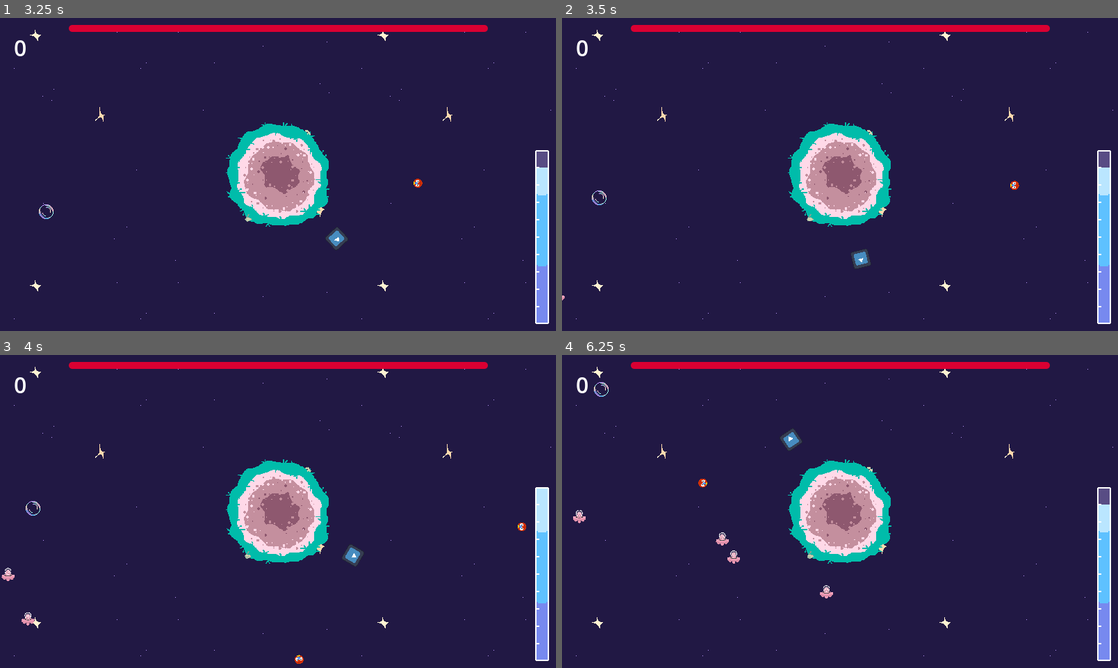
Above: before the commit, frames 1-4 (two rows, left to right).
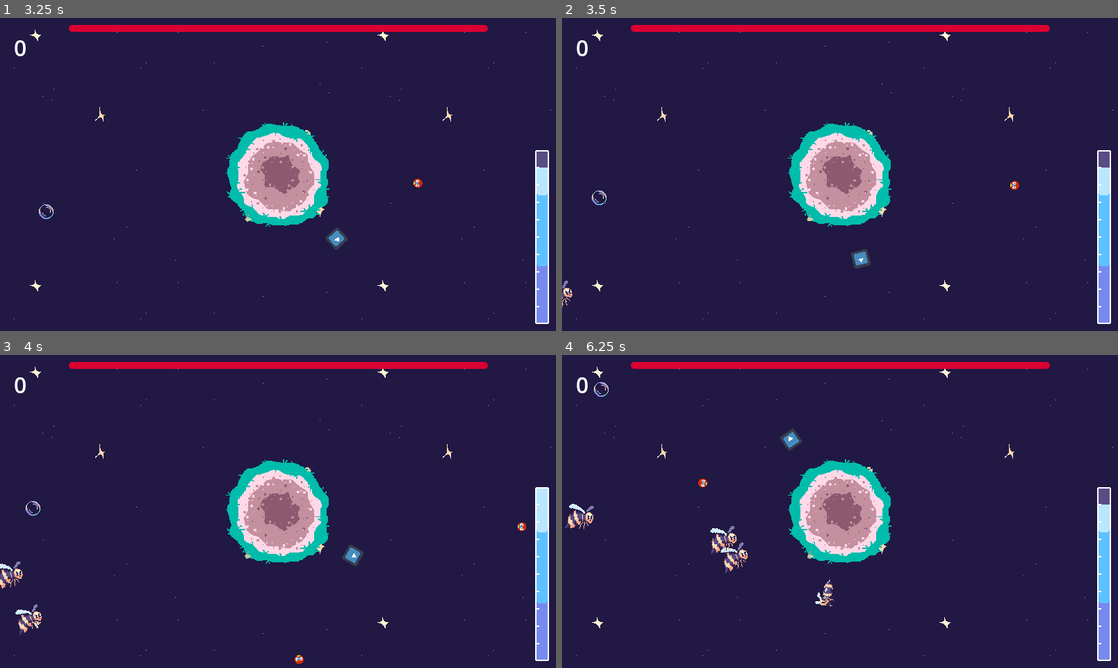
Above: after the commit, the same moments.

Repository: DoubtRabbit/space-farmer
Game: Godot game, scene res://levels/level_base.tscn
The game is run twice, just before and just after one commit, with the same random seed, the same clock (stepped at 60 frames per second) and the same inputs. The engine's default icon, where the game draws it, is replaced by a stand-in: a white triangle on a blue panel in a dark square.
Inputs:
- Up to frame 1 (3.25 s): tap Enter at 0.5 s; hold D (RIGHT) 0.53-1.28 s; hold Space (ATTACK) 0.53-1.28 s; hold A (LEFT) 1.28-2.03 s; tap Space (ATTACK) at 1.35, 2.3, 2.85 s; hold Shift (WATER) 2.03-2.78 s; hold D (RIGHT) from 2.03 s (still down)
- Up to frame 2 (3.5 s): keep holding D (RIGHT)
- Up to frame 3 (4 s): release D (RIGHT) at 3.53 s; hold A (LEFT) from 3.53 s (still down); hold Space (ATTACK) from 3.53 s (still down)
- Up to frame 4 (6.25 s): release Space (ATTACK) at 4.28 s; tap Shift (WATER) at 4.35 s; tap Space (ATTACK) at 4.55, 5.85 s; hold Space (ATTACK) 5.03-5.78 s; release A (LEFT) at 5.78 s; hold D (RIGHT) from 5.78 s (still down)

Frame 1 is identical in both runs. In frame 2, less than 0.1% of the frame differs, in the area x 0-2%, y 83-93%; in frame 3, 0.4%; in frame 4, 0.7%, in the area x 0-49%, y 47-81%.

Commit message:
Add new exploder sprite

Diff:
--- a/Scenes/enemies/exploder/exploder.gd
+++ b/Scenes/enemies/exploder/exploder.gd
@@ -1,13 +1,17 @@
 extends Enemy
 @onready var SPRITE: Sprite2D = $Sprite2D
-const EXPLOSION = preload("uid://behf1ielot7mo")
 @onready var level_base: Node2D = $"."
 @onready var timer: Timer = $Timer
 @export var distance_stop_at = 160 # distance the entity will stop at before going in quickly
+@onready var anim: AnimationPlayer = $AnimationPlayer
+const EXPLOSION = preload("uid://cfpup4hvq85de")
+
 var target
 var speed
 var FIRST_SPEED = 100
 var SECOND_SPEED = 500
+enum {MOVE, WAIT, PREPARE, ATTACK}
+var state = MOVE
 # speed is initialized to FIRST_SPEED in _ready()
 # speed is stopped in move()
 # speed is set to SECOND_SPEED once timer times out
@@ -15,7 +19,16 @@
 
 # Called when the node enters the scene tree for the first time.
 func _ready() -> void:
+	anim.play("Move")
+	if (target.global_position.x - position.x >= 0):
+		# exploder is to the LEFT of target
+		look_at(target.global_position)
+	else:
+		# exploder is to the RIGHT of target
+		look_at(target.global_position)
+		scale.y = -1
 	speed = FIRST_SPEED
+	update_state("MOVE")
 	pass
 
 func _process(delta: float) -> void:
@@ -25,6 +38,7 @@
 func explode() -> void:
 	speed = 0 # stop entity
 	SPRITE.texture = EXPLOSION
+	SPRITE.region_rect = Rect2(0, 0, 41, 35)
 	await get_tree().create_timer(0.5).timeout
 	queue_free()
 
@@ -35,11 +49,34 @@
 		if (timer && timer.is_stopped()):
 			timer.start()
 			speed = 0
+			update_state("WAIT")
+			await get_tree().create_timer(0.5).timeout
+			update_state("PREPARE")
 	position += dir * speed * delta
 
 func _on_timer_timeout() -> void:
 	speed = SECOND_SPEED
+	update_state("ATTACK")
 	timer.queue_free()
 
 func die() -> void:
 	explode()
+
+# updates state AND sprite
+func update_state(new_state: String) -> void:
+	var x_position = 0
+	if (new_state == "MOVE"):
+		state = MOVE
+	elif (new_state == "WAIT"):
+		state = WAIT
+		x_position = 41
+	elif (new_state == "PREPARE"):
+		state = PREPARE
+		x_position = 82
+	elif (new_state == "ATTACK"):
+		state = ATTACK
+		x_position = 123
+	else:
+		print("Invalid state!")
+		update_state(state)
+	SPRITE.region_rect = Rect2(x_position, 0, 41, 35)
--- a/Scenes/enemies/exploder/exploder.tscn
+++ b/Scenes/enemies/exploder/exploder.tscn
@@ -1,7 +1,7 @@
 [gd_scene format=3 uid="uid://cgjxxpjcg8jbl"]
 
 [ext_resource type="Script" uid="uid://dhoj33x8l7klk" path="res://Scenes/enemies/exploder/exploder.gd" id="1_1nm77"]
-[ext_resource type="Texture2D" uid="uid://b3umhvsq6ti2f" path="res://assets/enemies/shipPink_manned.png" id="1_o0i0r"]
+[ext_resource type="Texture2D" uid="uid://cyi2213k8pbr6" path="res://assets/enemies/Exploder.png" id="2_1nm77"]
 [ext_resource type="PackedScene" uid="uid://c2xbsog7378no" path="res://Components/health_component/health_component.tscn" id="2_uhfv0"]
 [ext_resource type="PackedScene" uid="uid://dhrvm8ls0etdo" path="res://Components/hitbox_component/hitbox_component.tscn" id="3_1nm77"]
 [ext_resource type="PackedScene" uid="uid://b5yunayl0e7ye" path="res://Components/attack/explode/explode.tscn" id="4_uhfv0"]
@@ -9,13 +9,51 @@
 [sub_resource type="CircleShape2D" id="CircleShape2D_3o735"]
 radius = 22.0
 
+[sub_resource type="Animation" id="Animation_1nm77"]
+resource_name = "Move"
+length = 1.2
+loop_mode = 1
+tracks/0/type = "value"
+tracks/0/imported = false
+tracks/0/enabled = true
+tracks/0/path = NodePath("Sprite2D:scale")
+tracks/0/interp = 1
+tracks/0/loop_wrap = true
+tracks/0/keys = {
+"times": PackedFloat32Array(0, 0.3, 0.6, 0.9, 1.2),
+"transitions": PackedFloat32Array(1, 1, 1, 1, 1),
+"update": 0,
+"values": [Vector2(0.95, 0.95), Vector2(1, 1), Vector2(1.05, 1.05), Vector2(1, 1), Vector2(0.95, 0.95)]
+}
+
+[sub_resource type="Animation" id="Animation_w2stm"]
+length = 0.001
+tracks/0/type = "value"
+tracks/0/imported = false
+tracks/0/enabled = true
+tracks/0/path = NodePath("Sprite2D:scale")
+tracks/0/interp = 1
+tracks/0/loop_wrap = true
+tracks/0/keys = {
+"times": PackedFloat32Array(0),
+"transitions": PackedFloat32Array(1),
+"update": 0,
+"values": [Vector2(1, 1)]
+}
+
+[sub_resource type="AnimationLibrary" id="AnimationLibrary_m021c"]
+_data = {
+&"Move": SubResource("Animation_1nm77"),
+&"RESET": SubResource("Animation_w2stm")
+}
+
 [node name="Exploder" type="Node2D" unique_id=1195157060]
-scale = Vector2(0.5, 0.5)
 script = ExtResource("1_1nm77")
 
 [node name="Sprite2D" type="Sprite2D" parent="." unique_id=1846031470]
-scale = Vector2(0.3, 0.3)
-texture = ExtResource("1_o0i0r")
+texture = ExtResource("2_1nm77")
+region_enabled = true
+region_rect = Rect2(0, 0, 41, 35)
 
 [node name="HealthComponent" parent="." unique_id=1020687223 instance=ExtResource("2_uhfv0")]
 
@@ -34,4 +72,7 @@
 [node name="Timer" type="Timer" parent="." unique_id=1541590283]
 one_shot = true
 
+[node name="AnimationPlayer" type="AnimationPlayer" parent="." unique_id=1157105867]
+libraries/ = SubResource("AnimationLibrary_m021c")
+
 [connection signal="timeout" from="Timer" to="." method="_on_timer_timeout"]
Binary file added: assets/enemies/Exploder.png
Not shown, added: assets/enemies/Exploder.png.import
Binary file added: assets/enemies/Explosion.png
Not shown, changed: assets/enemies/Explosion.png.import
Binary file removed: assets/laserBlue_burst.png
